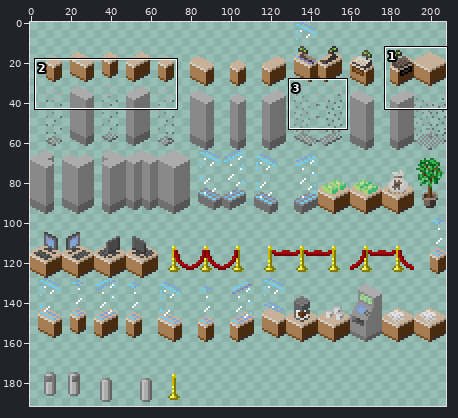
Edited in one commit: sprite sheet (Assets/Art/Tilesets/Objects/Objects.png). Above, an overview of the earlier version with the close-up marked.
Close-up. Earlier state:
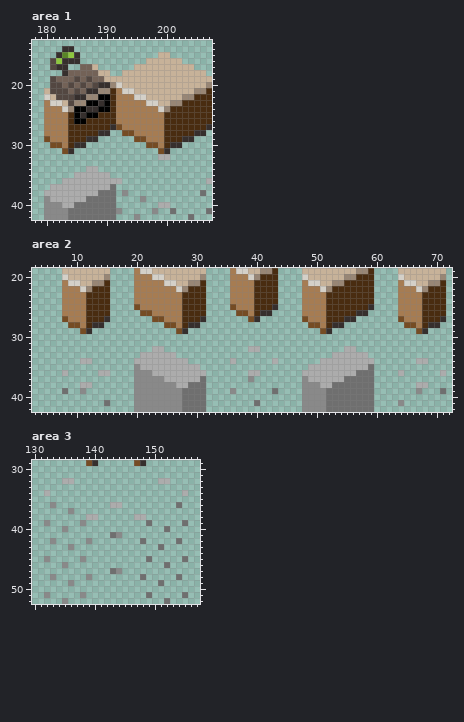
The file is 208x192 pixels. Shown: area 1: x 178..207, y 13..42; area 2: x 3..72, y 19..42; area 3: x 130..157, y 29..52. The commit also changed other parts of the picture, which this record leaves out.
After the commit:
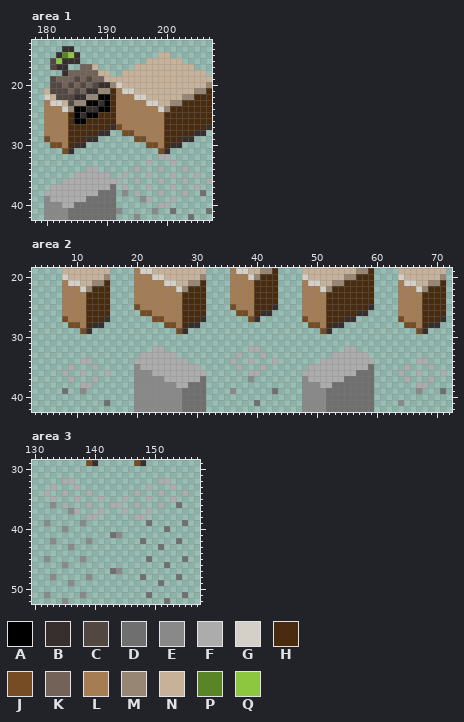
Palette (. is transparent): A #000000  B #362f2d  C #534741  D #6f6f6f  E #898989  F #acacac  G #d4d0c8  H #492c10  J #754c24  K #736257  L #a67c52  M #988675  N #c7b299  P #598527  Q #8dc63f
The exact change:
{"where": "area 1"}
{"y":33,"x":197,"old":".","new":"F"}
{"y":33,"x":201,"old":".","new":"F"}
{"y":34,"x":195,"old":".","new":"F"}
{"y":34,"x":199,"old":".","new":"F"}
{"y":34,"x":203,"old":".","new":"F"}
{"y":35,"x":193,"old":".","new":"F"}
{"y":35,"x":197,"old":".","new":"F"}
{"y":35,"x":201,"old":".","new":"F"}
{"y":35,"x":205,"old":".","new":"F"}
{"y":36,"x":195,"old":".","new":"F"}
{"y":36,"x":199,"old":".","new":"F"}
{"y":36,"x":203,"old":".","new":"F"}
{"y":37,"x":193,"old":".","new":"F"}
{"y":37,"x":197,"old":".","new":"F"}
{"y":37,"x":201,"old":".","new":"F"}
{"y":37,"x":205,"old":".","new":"F"}
{"y":38,"x":195,"old":".","new":"F"}
{"y":38,"x":199,"old":".","new":"F"}
{"y":38,"x":203,"old":".","new":"F"}
{"y":39,"x":197,"old":".","new":"F"}
{"y":39,"x":201,"old":".","new":"F"}
{"where": "area 2"}
{"y":33,"x":37,"old":".","new":"F"}
{"y":33,"x":41,"old":".","new":"F"}
{"y":34,"x":39,"old":".","new":"F"}
{"y":35,"x":9,"old":".","new":"F"}
{"y":35,"x":13,"old":".","new":"F"}
{"y":35,"x":37,"old":".","new":"F"}
{"y":35,"x":41,"old":".","new":"F"}
{"y":35,"x":65,"old":".","new":"F"}
{"y":35,"x":69,"old":".","new":"F"}
{"y":36,"x":11,"old":".","new":"F"}
{"y":36,"x":14,"old":"F","new":"."}
{"y":36,"x":67,"old":".","new":"F"}
{"y":37,"x":9,"old":".","new":"F"}
{"y":37,"x":13,"old":".","new":"F"}
{"y":37,"x":65,"old":".","new":"F"}
{"y":37,"x":69,"old":".","new":"F"}
{"where": "area 3"}
{"y":33,"x":133,"old":".","new":"F"}
{"y":33,"x":137,"old":".","new":"F"}
{"y":33,"x":149,"old":".","new":"F"}
{"y":33,"x":153,"old":".","new":"F"}
{"y":34,"x":135,"old":".","new":"F"}
{"y":34,"x":139,"old":".","new":"F"}
{"y":34,"x":147,"old":".","new":"F"}
{"y":34,"x":151,"old":".","new":"F"}
{"y":35,"x":133,"old":".","new":"F"}
{"y":35,"x":137,"old":".","new":"F"}
{"y":35,"x":141,"old":".","new":"F"}
{"y":35,"x":145,"old":".","new":"F"}
{"y":35,"x":149,"old":".","new":"F"}
{"y":35,"x":153,"old":".","new":"F"}
{"y":36,"x":135,"old":".","new":"F"}
{"y":36,"x":139,"old":".","new":"F"}
{"y":36,"x":147,"old":".","new":"F"}
{"y":36,"x":151,"old":".","new":"F"}
{"y":37,"x":137,"old":".","new":"F"}
{"y":37,"x":141,"old":".","new":"F"}
{"y":37,"x":145,"old":".","new":"F"}
{"y":37,"x":149,"old":".","new":"F"}
{"label":"added","picture_box":[122,160,200,202]}
{"label":"added","picture_box":[236,352,266,370]}
{"label":"changed","picture_box":[68,364,104,382]}
{"label":"added","picture_box":[404,364,434,382]}
{"label":"added","picture_box":[50,484,104,514]}
{"label":"added","picture_box":[122,484,176,514]}
